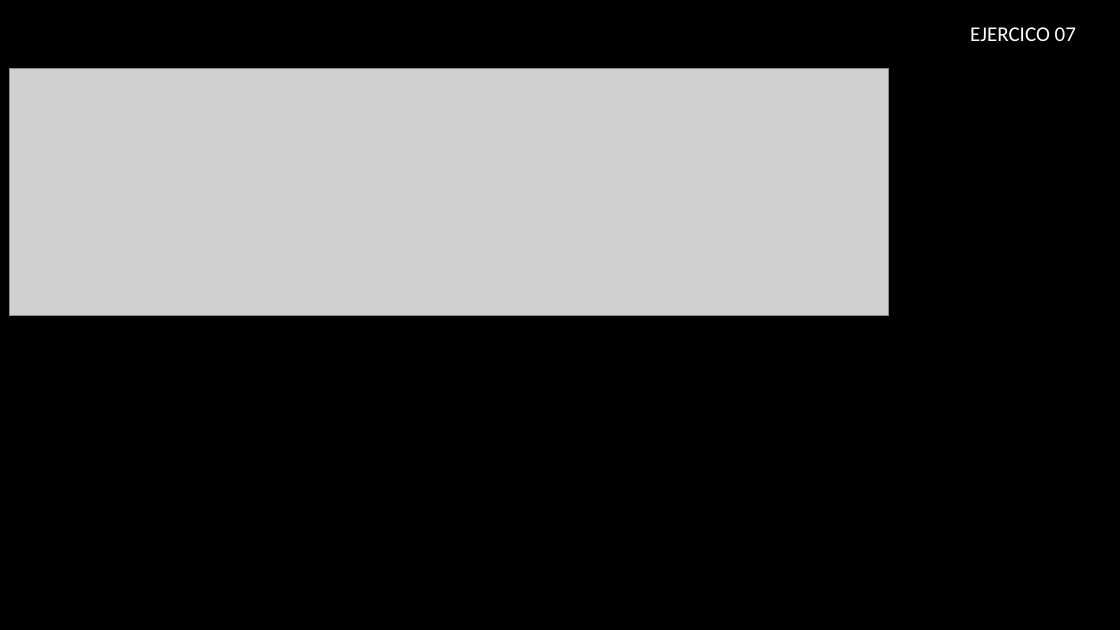
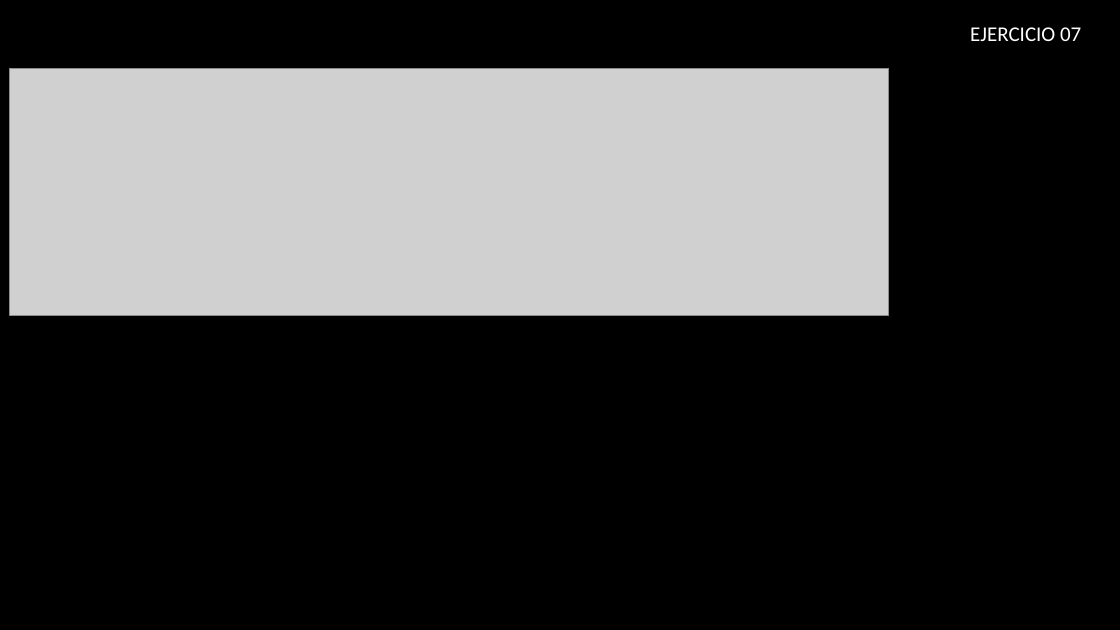
Before and after one commit to chuamaca/OracleDataBase-AdminDeveloper, a slide deck: slide 12 of Presentacion Final CHUAMANI.pptx. Drawn at 1120x630 pixels with LibreOffice and Linux fonts; fonts in the diff are those of the drawing; grey boxes stand for pictures. Boxes give left, top, right and bottom in pixels: in the first picture for what was removed or moved away, otherwise in the second. Text is boxed around its words. In the diff, an @@ line names an element or a change of style, - is before the commit and + after.

```diff
--- a/Presentacion Final CHUAMANI.pptx
+++ b/Presentacion Final CHUAMANI.pptx
@@ text at (x1=970, y1=27, x2=1081, y2=41): text changed @@
-EJERCICO 07
+EJERCICIO 07
```
Also in this commit, not shown: 1 other slide changed, 3 slides added, 3 other files.
